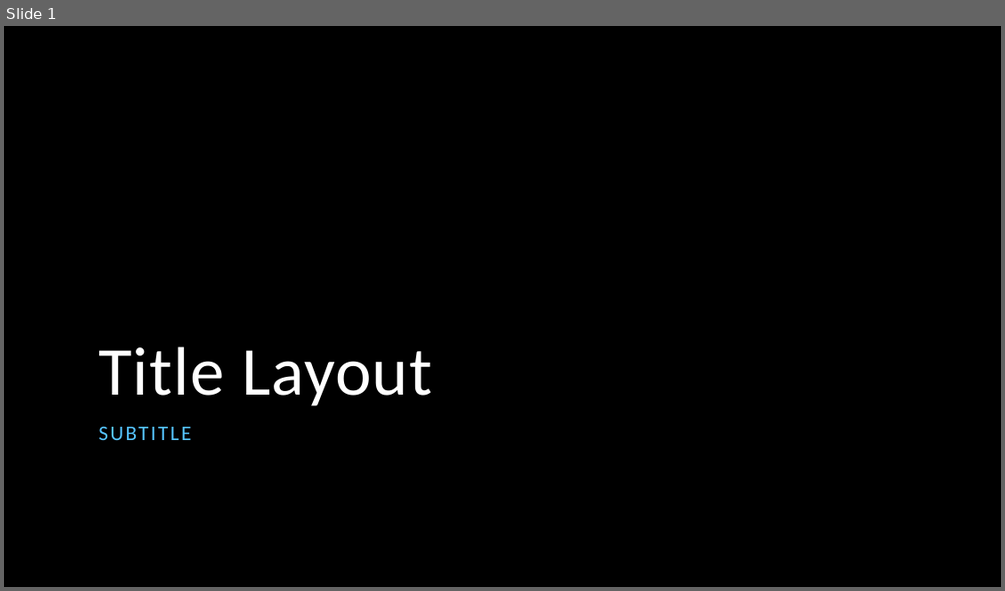
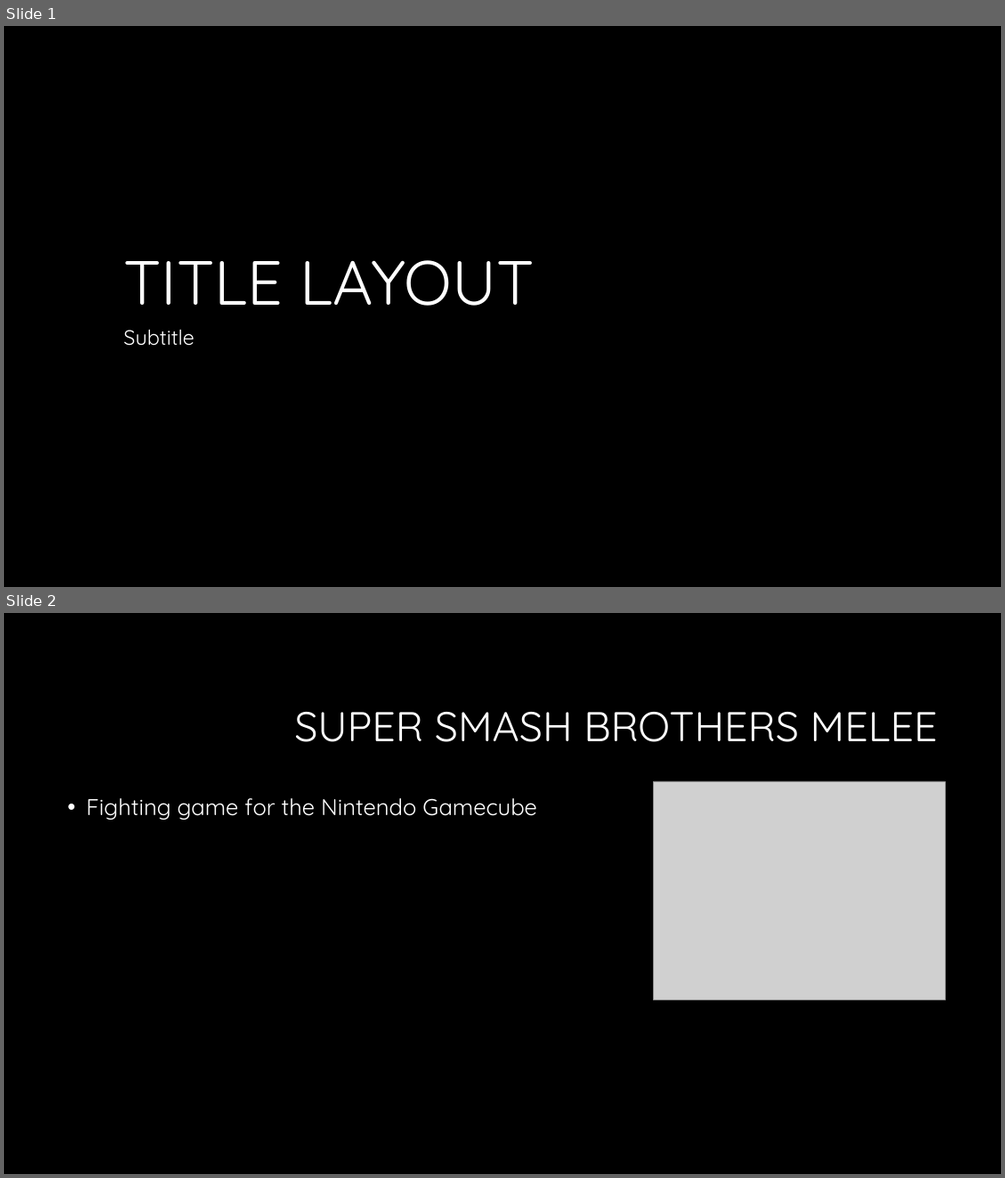
Before and after one commit to KeganMc/Super-Smash-Bros-Melee-AI, a slide deck: Documents/ProjectPresentation.pptx. Shown one above the other, each under a label of ours: slide 1 before the commit, slides 1 and 2 after it. The pictures are 1005x591 and 1005x1178 pixels, drawn with LibreOffice and Linux fonts; fonts in the diff are those of the drawing; grey boxes stand for pictures; background and template pictures are left out. Boxes give left, top, right and bottom in pixels: in the first picture for what was removed or moved away, otherwise in the second. Text is boxed around its words. In the diff, an @@ line names an element or a change of style, - is before the commit and + after.

```diff
--- a/Documents/ProjectPresentation.pptx
+++ b/Documents/ProjectPresentation.pptx
@@ slide 2 added at box(4, 613, 1001, 1174), background #000000 @@
@@ title added at box(294, 712, 938, 742), 40 pt, text #FFFFFF @@
+SUPER SMASH BROTHERS MELEE
@@ text added at box(86, 798, 537, 819), 22 pt, text #FFFFFF @@
+• Fighting game for the Nintendo Gamecube
@@ picture added at box(653, 781, 945, 999) @@
@@ slide 1 changed as well @@
@@ title at box(123, 260, 534, 305): text changed; size 66 to 60 pt; font Calibri to Quicksand @@
-Title Layout
+TITLE LAYOUT
@@ subtitle at box(123, 329, 194, 346): text changed; font Calibri to Quicksand; text colour #56C5FF to #FFFFFF @@
-SUBTITLE
+Subtitle
```
Also in this commit, not shown: 2 other slides added, 2 slides removed.
